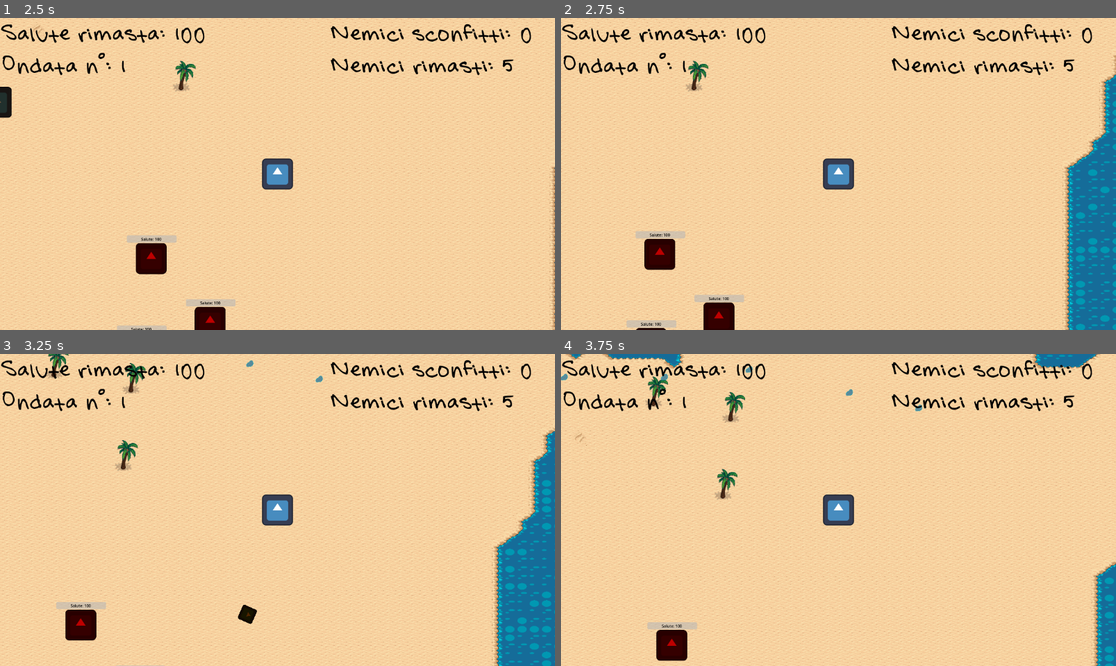
Above: before the commit, frames 1-4 (two rows, left to right).
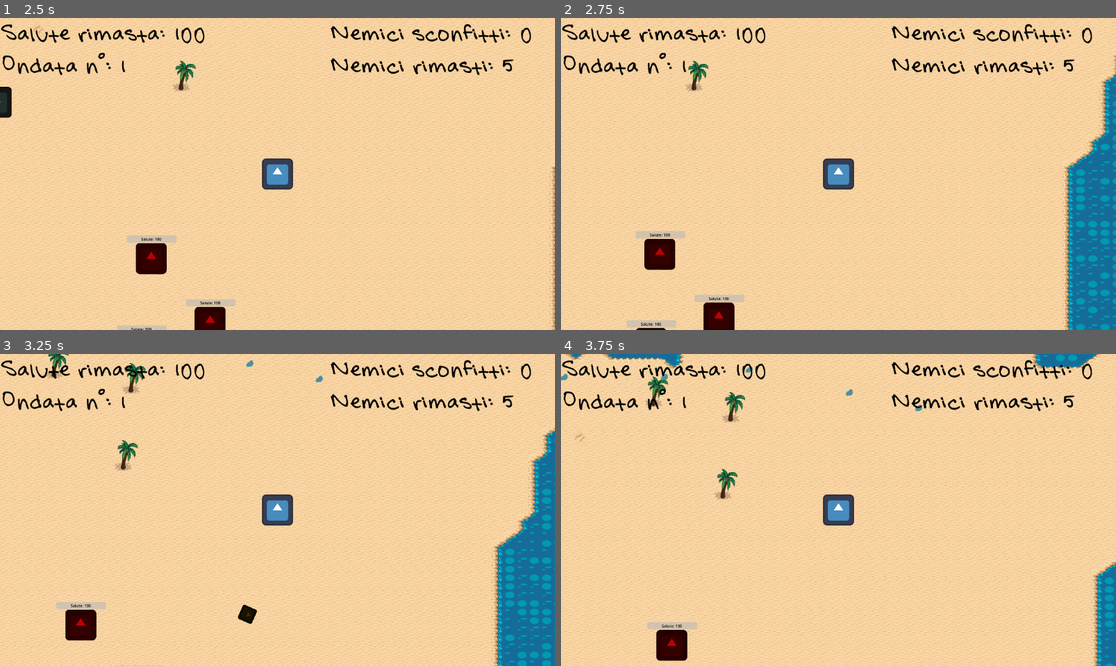
Above: after the commit, the same moments.

Repository: xMarcoMax/BeatchSlash
Game: Godot game, scene res://Scenes/level.tscn
The game is run twice, just before and just after one commit, with the same random seed, the same clock (stepped at 60 frames per second) and the same inputs. The engine's default icon, where the game draws it, is replaced by a stand-in: a white triangle on a blue panel in a dark square.
Inputs (mouse positions are in pixels of both pictures, inside the frame that each line leads up to):
- Up to frame 1 (2.5 s): tap Enter at 0.5 s; move the mouse to (399, 158) at 0.52 s; hold Right (ui_right) 0.53-1.28 s; hold Space (run) 0.53-1.28 s; move the mouse to (166, 189) at 1.27 s; hold Down (ui_down) 1.28-2.03 s; right-click (166, 189) at 1.35 s; move the mouse to (333, 105) at 2.02 s; hold Right (ui_right) from 2.03 s (still down); hold Space (run) from 2.03 s (still down)
- Up to frame 2 (2.75 s): keep holding Right (ui_right); keep holding Space (run)
- Up to frame 3 (3.25 s): move the mouse to (249, 572) at 2.77 s; release Right (ui_right) at 2.78 s; release Space (run) at 2.78 s; hold Up (ui_up) from 2.78 s (still down); right-click (249, 572) at 2.85 s
- Up to frame 4 (3.75 s): move the mouse to (1005, 556) at 3.52 s; release Up (ui_up) at 3.53 s; hold Left (ui_left) from 3.53 s (still down); hold Space (run) from 3.53 s (still down)

Frame 1 is identical in both runs. In frame 2, 0.9% of the frame differs, in the area x 92-100%, y 23-100%; in frame 3, 0.9%; in frame 4, 0.2%.

Commit message:
Inserita bozza rudimentale dell'attacco dei nemici, autoload per segnali

Diff:
--- a/Characters/enemy.tscn
+++ b/Characters/enemy.tscn
@@ -21,7 +21,13 @@
 scale = Vector2(2, 2)
 target_position = Vector2(50, 0)
 
-[node name="DeadTimer" type="Timer" parent="."]
+[node name="Timer" type="Node2D" parent="."]
+
+[node name="DeadTimer" type="Timer" parent="Timer"]
+
+[node name="AttackCooldown" type="Timer" parent="Timer"]
+wait_time = 2.0
+one_shot = true
 
 [node name="ProgressBar" type="ProgressBar" parent="."]
 offset_left = -101.0
@@ -43,4 +49,4 @@
 text = "Salute"
 metadata/_edit_use_anchors_ = true
 
-[connection signal="timeout" from="DeadTimer" to="." method="_on_dead_timer_timeout"]
+[connection signal="timeout" from="Timer/DeadTimer" to="." method="_on_dead_timer_timeout"]
--- a/Scenes/level.tscn
+++ b/Scenes/level.tscn
@@ -586,13 +586,13 @@
 visible = false
 anchors_preset = -1
 anchor_left = 0.5
-anchor_top = 0.38
+anchor_top = 0.639
 anchor_right = 0.5
-anchor_bottom = 0.38
+anchor_bottom = 0.639
 offset_left = -209.5
-offset_top = -27.24
+offset_top = -26.0721
 offset_right = 209.5
-offset_bottom = 30.76
+offset_bottom = 31.9279
 grow_horizontal = 2
 grow_vertical = 2
 theme_override_colors/font_color = Color(0, 0, 0, 1)
--- /dev/null
+++ b/Scripts/Autoload/SignalManager.gd
@@ -0,0 +1,13 @@
+extends Node
+
+#Segnali del target
+signal enemy_attacking
+
+#Segnali del nemico
+signal defeated
+signal attack_target
+
+#Segnali per l'hud
+signal update_health(value)
+
+signal game_over
--- a/Scripts/boyfriend.gd
+++ b/Scripts/boyfriend.gd
@@ -3,7 +3,28 @@
 @export var hp = 100
 @export var shield = 100
 
+@onready var area: Area2D = $HitZone
+@onready var sprite: Sprite2D = $Sprite2D
+@onready var shape: CollisionShape2D = $CollisionShape2D
+
+var is_attacked = false
+
+func _ready():
+	area.body_entered.connect(_on_body_entered)
+
+func _on_body_entered(body):
+	if body.is_in_group("enemy"):
+		SignalManager.enemy_attacking.emit()
+		is_attacked = true
+
 func _process(delta):
 	pass
+
 func _physics_process(delta):
 	pass
+
+func _on_enemy_attack(damage):
+	hp -= damage
+	SignalManager.update_health.emit(hp)
+	if hp <= 0:
+		print("GAME OVER")
--- a/Scripts/enemy.gd
+++ b/Scripts/enemy.gd
@@ -1,31 +1,39 @@
 extends CharacterBody2D
 
-@onready var ray_cast = $RayCast2D
-@onready var timer = $DeadTimer
-@onready var health = $HP
-@onready var progress_bar = $ProgressBar
+@onready var ray_cast: RayCast2D = $RayCast2D
+@onready var dead_timer: Timer =$Timer/DeadTimer
+@onready var attack_cooldown: Timer =$Timer/AttackCooldown
+@onready var health: Label = $HP
+@onready var progress_bar: ProgressBar = $ProgressBar
 
 @export var speed = 100
 @export var target: CharacterBody2D
 @export var hp = 100
 @export var damage = 10
 
-signal defeated
+var is_attacking = false
 
 #Set target and initial hp bar value
 func _ready():
 	target = get_node("../Boyfriend")
 	progress_bar.max_value = hp;
+	SignalManager.enemy_attacking.connect(_on_enemy_attacking)
+	SignalManager.attack_target.connect(target._on_enemy_attack)
 
-#Update visualized healt text on the health bar
 func _process(delta):
 	health.text = "Salute: 0" if hp <= 0 else "Salute: "+str(hp)
 	progress_bar.value = hp
+	if is_attacking and attack_cooldown.is_stopped():
+		attack()
+
+func attack():
+	SignalManager.attack_target.emit(damage)
+	attack_cooldown.start()
 
 #Moving the enemy to a specific location
 func _physics_process(delta):
 	ray_cast.look_at(target.position)
-	if ray_cast.is_colliding() or hp <= 0:
+	if ray_cast.is_colliding() or hp <= 0 or is_attacking:
 		velocity = Vector2.ZERO
 	else:
 		velocity = position.direction_to(target.position) * speed
@@ -41,10 +49,14 @@
 #Stop movement and playing dead animation
 func dead():
 	velocity = Vector2.ZERO
+	is_attacking = false
 	$CollisionShape2D.set_deferred("disabled", true)
-	timer.start()
-	defeated.emit()
+	dead_timer.start()
+	SignalManager.defeated.emit()
 
 #Delete the dead enemy after the animation
 func _on_dead_timer_timeout():
 	queue_free()
+
+func _on_enemy_attacking():
+	is_attacking = true
--- a/Scripts/hud.gd
+++ b/Scripts/hud.gd
@@ -1,9 +1,12 @@
 extends CanvasLayer
 
-@onready var health =$HealthAndWave/Health
-@onready var wave = $HealthAndWave/Wave
-@onready var defeated = $DefeatedAndRemain/EnemyDefeated
-@onready var record = $DefeatedAndRemain/EnemyRemain
+@onready var health: Label =$HealthAndWave/Health
+@onready var wave: Label = $HealthAndWave/Wave
+@onready var defeated: Label = $DefeatedAndRemain/EnemyDefeated
+@onready var record: Label = $DefeatedAndRemain/EnemyRemain
+
+func _ready():
+	SignalManager.update_health.connect(set_health)
 
 func set_health(value):
 	health.text = "Salute rimasta: " + str(value)
--- a/Scripts/level.gd
+++ b/Scripts/level.gd
@@ -1,11 +1,11 @@
 extends Node2D
 
-@onready var player = $Player
-@onready var target = get_node("Boyfriend")
-@onready var spawn_area = $World/EnemySpawn
-@onready var hud = $HUD
-@onready var next_wave = $HUD/NextWave
-@onready var next_wave_timer = $NextWaveTimer
+@onready var player: CharacterBody2D = $Player
+@onready var target: CharacterBody2D = get_node("Boyfriend")
+@onready var spawn_area: Area2D = $World/EnemySpawn
+@onready var hud: CanvasLayer = $HUD
+@onready var next_wave: Label = $HUD/NextWave
+@onready var next_wave_timer: Timer = $NextWaveTimer
 
 const base_enemy_health = 100
 const base_enemy_damage = 10
@@ -61,7 +61,7 @@
 		var spawn = enemy.instantiate()
 		spawn.position = spawn_point
 		add_child(spawn)
-		spawn.defeated.connect(_on_defeated)
+		SignalManager.defeated.connect(_on_defeated)
 		spawn.set_spawn_values(target,
 			Formulas.calculate("health", wave, base_enemy_health),
 			Formulas.calculate("damage", wave, base_enemy_damage)
--- a/Scripts/player.gd
+++ b/Scripts/player.gd
@@ -3,10 +3,9 @@
 
 @export var speed = 400
 @export var ball : PackedScene
-@onready var ray_cast = $RayCast2D
-@onready var camera = $Camera2D
-@onready var animations = $AnimationPlayer
-@onready var umbrella = $umbrella
+@onready var ray_cast: RayCast2D = $RayCast2D
+@onready var camera: Camera2D = $Camera2D
+@onready var animations: AnimationPlayer = $AnimationPlayer
 @export var damage = 10
 
 var nominal_speed = speed
@@ -46,15 +45,6 @@
 		nominal_speed = speed
 	velocity = direction * nominal_speed
 
-#Attack with umbrella
-func attack():
-	animations.play("attack_"+last_animation)
-	is_attacking = true
-	umbrella.visible = true
-	await animations.animation_finished
-	umbrella.visible = false
-	is_attacking = false
-
 #Shooting sand ball
 @warning_ignore("unused_parameter")
 func shoot_sand(mouse_position):
--- a/Scripts/upgrades.gd
+++ b/Scripts/upgrades.gd
@@ -9,4 +9,4 @@
 
 func _on_body_entered(body):
 	if body.is_in_group("player"):
-		print("Player entrato")
+		print("Player entratow")
--- a/project.godot
+++ b/project.godot
@@ -17,7 +17,8 @@
 
 [autoload]
 
-Formulas="*res://Scripts/Formulas.gd"
+Formulas="*res://Scripts/Autoload/Formulas.gd"
+SignalManager="*res://Scripts/Autoload/SignalManager.gd"
 
 [editor]
 
Renamed: Scripts/Formulas.gd -> Scripts/Autoload/Formulas.gd
Renamed: Scripts/Formulas.gd.uid -> Scripts/Autoload/Formulas.gd.uid
Not shown, added: Scripts/Autoload/SignalManager.gd.uid
